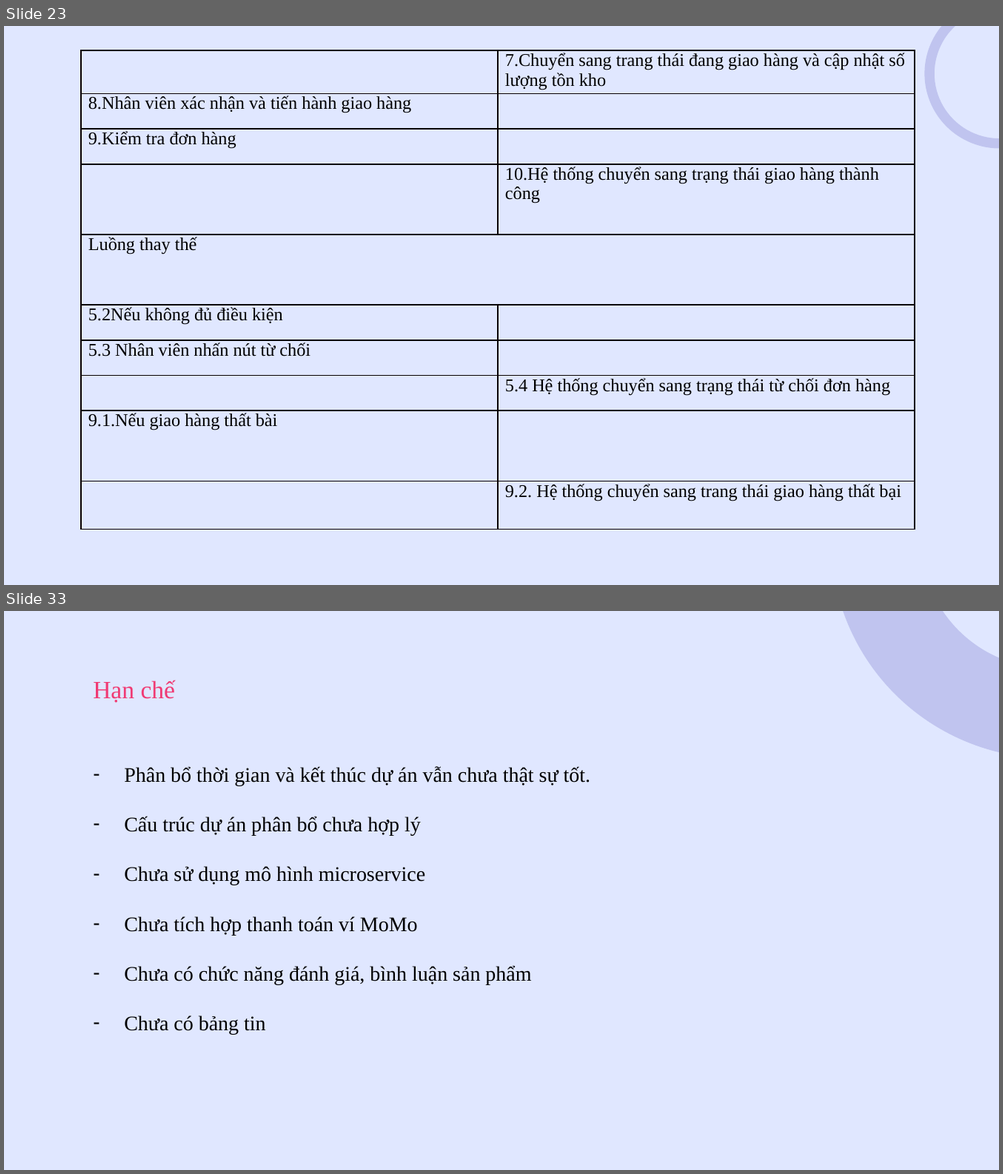
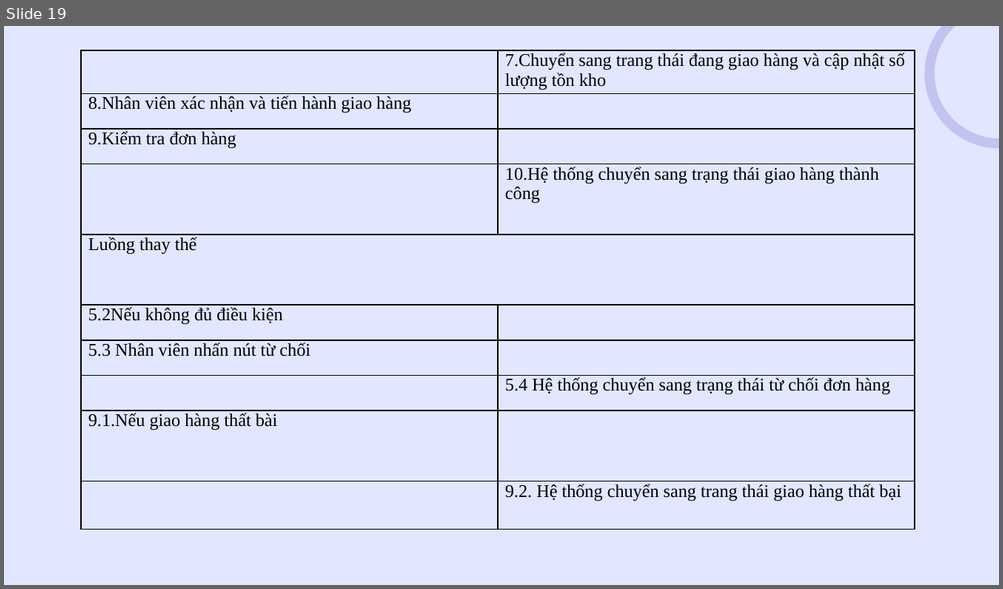
Before and after one commit to hoangtuandrive/GearVM, a slide deck: Báo Cáo/Nhom77_Final/Nhom77_PPT.pptx. Shown one above the other, each under a label of ours: slides 23 and 33 before the commit, slide 19 after it; the slides between them are not shown. The pictures are 1003x1174 and 1003x589 pixels, drawn with LibreOffice and Linux fonts; fonts in the diff are those of the drawing. Boxes give left, top, right and bottom in pixels: in the first picture for what was removed or moved away, otherwise in the second. Text is boxed around its words. In the diff, an @@ line names an element or a change of style, - is before the commit and + after.

```diff
--- a/Báo Cáo/Nhom77_Final/Nhom77_PPT.pptx
+++ b/Báo Cáo/Nhom77_Final/Nhom77_PPT.pptx
@@ slide 33 removed at (4, 611, 999, 1170), background #E0E7FF @@
@@ donut removed at (831, 611, 999, 759) @@
@@ text removed at (93, 680, 176, 703) @@
-Hạn chế
@@ text removed at (124, 766, 590, 1034) @@
-– Phân bổ thời gian và kết thúc dự án vẫn chưa thật sự tốt.
-– Cấu trúc dự án phân bổ chưa hợp lý
-– Chưa sử dụng mô hình microservice
-– Chưa tích hợp thanh toán ví MoMo
-– Chưa có chức năng đánh giá, bình luận sản phẩm
-– Chưa có bảng tin
@@ what was slide 23 is now slide 19 @@
```
Also in this commit, not shown: 19 slides changed, 3 slides added, 8 other slides removed, 15 other files.
